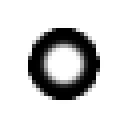
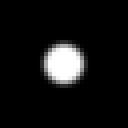
Comparing the layer stacks of the two 128 × 128 images. Changes:
painted on "Layer 1" over [24, 24, 104, 104]
added layer "Layer 2" over [0, 0, 128, 128]
